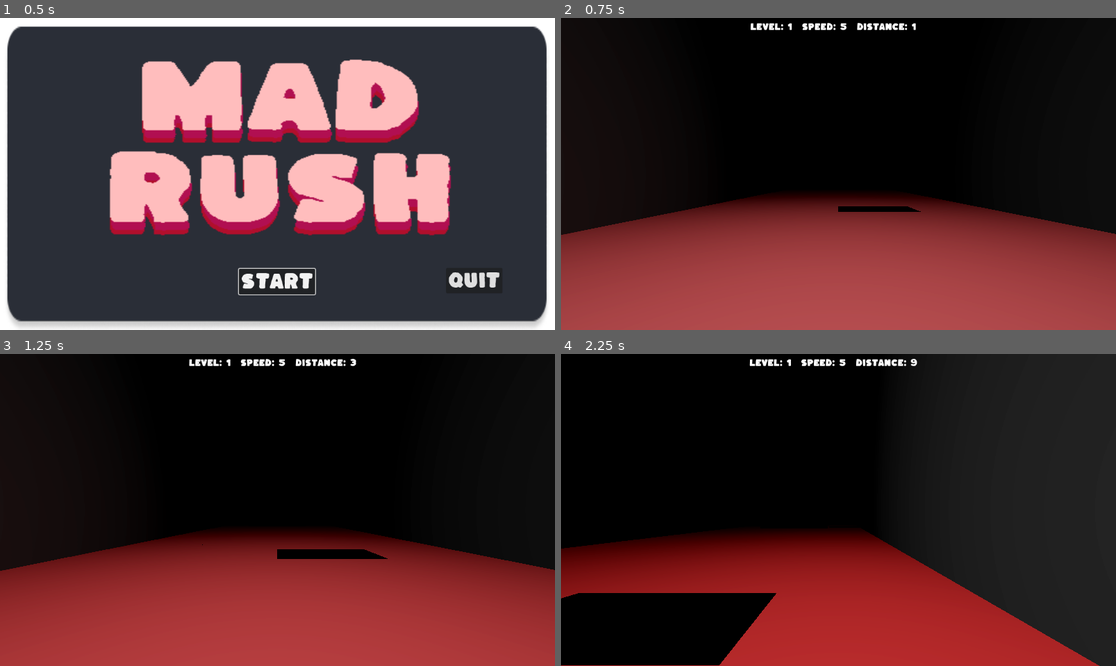
Above: before the commit, frames 1-4 (two rows, left to right).
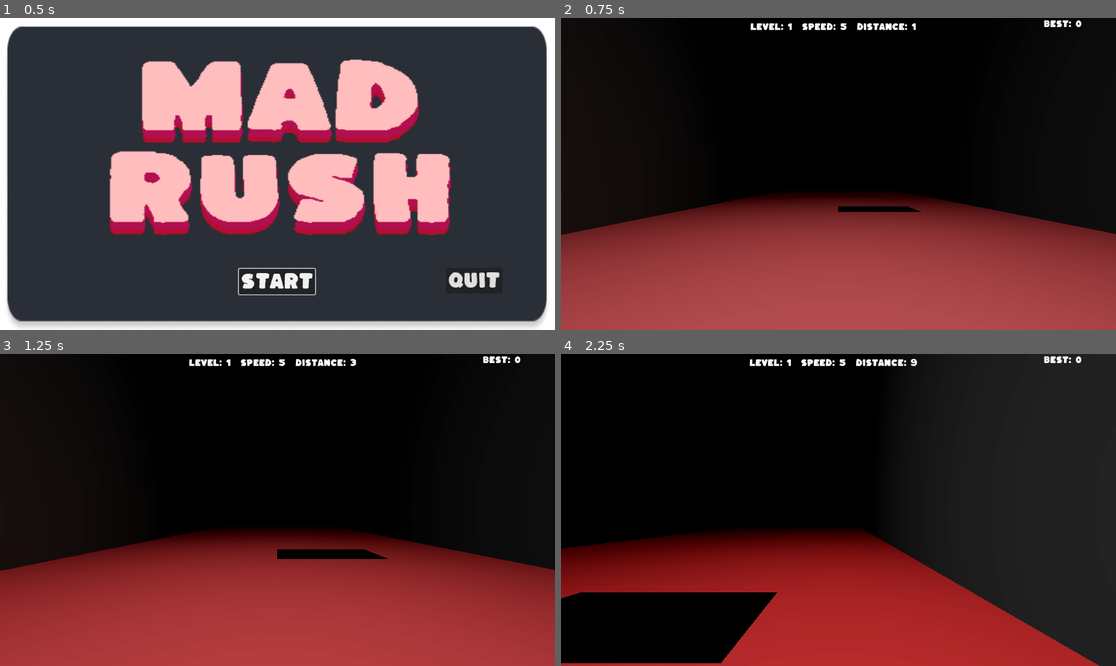
Above: after the commit, the same moments.

Repository: finalsabbath/3d-runner
Game: Godot game, scene res://scenes/main_menu.tscn
Two runs of this game, one before a commit and one after it. Both use one fixed random seed, a clock stepped at 60 frames per second and the inputs below.
Inputs:
- Up to frame 1 (0.5 s): no input
- Up to frame 2 (0.75 s): click "Start" at 0.5 s
- Up to frame 3 (1.25 s): no input
- Up to frame 4 (2.25 s): hold Right (move_right) 1.28-2.03 s; tap Space (jump) at 1.52 s; hold Down (ui_down) from 2.03 s (still down)

Frame 1 is identical in both runs. In frame 2, 0.1% of the frame differs, in the area x 86-94%, y 0-3%; in frame 3, 0.1%; in frame 4, 0.4%, in the area x 0-94%, y 0-100%.

Commit message:
camera tweaks, added a ui element for best run

Diff:
--- a/3d-runner/scenes/prefabs/player.tscn
+++ b/3d-runner/scenes/prefabs/player.tscn
@@ -17,4 +17,4 @@
 mesh = SubResource("CapsuleMesh_nnsk1")
 
 [node name="Camera3D" type="Camera3D" parent="."]
-transform = Transform3D(1, 0, 0, 0, 0.999668, -0.0257583, 0, 0.0257583, 0.999668, 0, 0.572753, 0.393188)
+transform = Transform3D(1, 0, 0, 0, 0.999668, -0.0257583, 0, 0.0257583, 0.999668, 0, 0.572753, 0.42096)
--- a/3d-runner/scenes/prefabs/ui/ui.tscn
+++ b/3d-runner/scenes/prefabs/ui/ui.tscn
@@ -115,5 +115,14 @@
 text = "Reason Run Ended"
 horizontal_alignment = 1
 
+[node name="Best" type="Label" parent="."]
+layout_mode = 0
+offset_left = 1002.0
+offset_top = 4.0
+offset_right = 1081.0
+offset_bottom = 27.0
+theme = ExtResource("2_6ikxf")
+text = "Best: 0"
+
 [connection signal="pressed" from="EndScreen/HBoxContainer/TryAgain" to="." method="_on_try_again_pressed"]
 [connection signal="pressed" from="EndScreen/HBoxContainer/Quit" to="." method="_on_quit_pressed"]
--- a/3d-runner/scripts/globals/game_state.gd
+++ b/3d-runner/scripts/globals/game_state.gd
@@ -9,6 +9,7 @@
 const OBSTACLES_PATH = "res://scenes/prefabs/obstacles"
 
 var current_level:int = 0
+var best: float = 0
 var levels: Array
 var distance: float = 0
 var terrain_velocity: float = 5.0
--- a/3d-runner/scripts/scene/ui.gd
+++ b/3d-runner/scripts/scene/ui.gd
@@ -11,6 +11,7 @@
 @onready var label: Label = $HBoxContainer/Label
 @onready var level_label: Label = %Level
 @onready var try_again: Button = %TryAgain
+@onready var best: Label = $Best
 
 func _physics_process(_delta: float) -> void:
 	if not ready:
@@ -18,6 +19,7 @@
 	distance.text = "Distance: " + str(snappedi(GameState.distance,1))
 	speed.text = "Speed: " + str(snappedi(GameState.terrain_velocity,1))
 	level_label.text = "Level: " + str(GameState.current_level+1)
+	best.text = "Best: " +  str(snappedi(GameState.best,1))
 
 
 func _on_try_again_pressed() -> void:
@@ -33,5 +35,7 @@
 	max_speed.text = "Max Speed Achieved: " + str(snappedi(GameState.terrain_velocity,1))
 	total_distance.text = "Total Distance Travelled: " +  str(snappedi(GameState.distance,1))
 	level.text = "Level: " + str(GameState.current_level+1)
+	if GameState.distance > GameState.best:
+		GameState.best = GameState.distance
 	end_screen.show()
 	try_again.grab_focus()
Binary file removed: 3d-runner/assets/art/mad-rush-new-logo.png
Not shown, removed: 3d-runner/assets/art/mad-rush-new-logo.png.import
